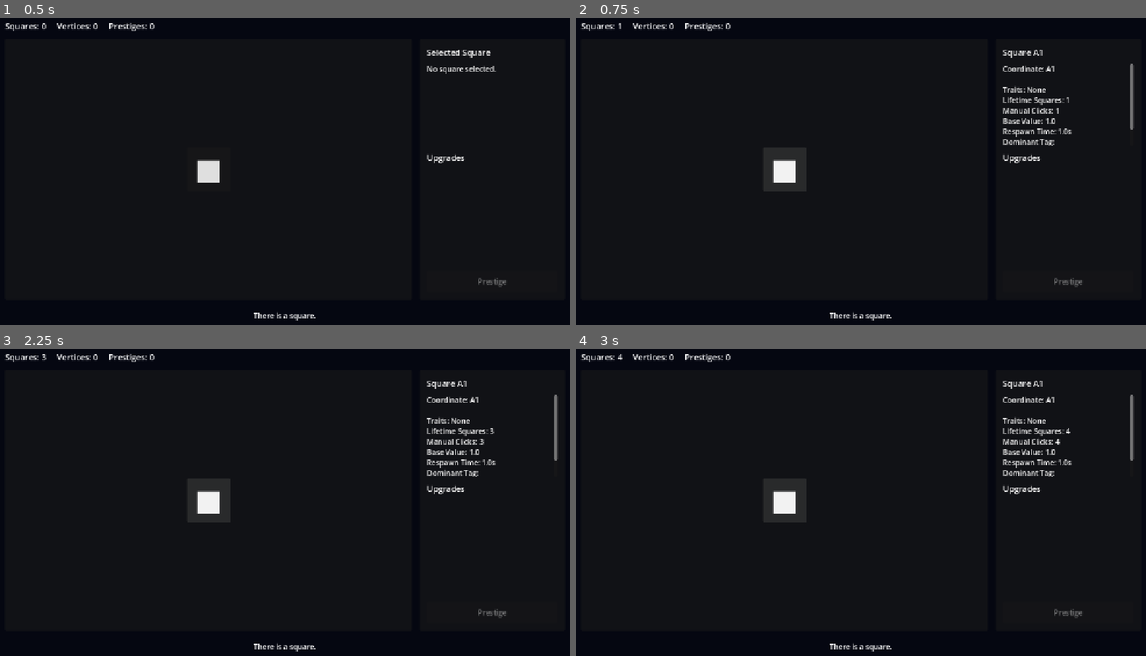
Above: before the commit, frames 1-4 (two rows, left to right).
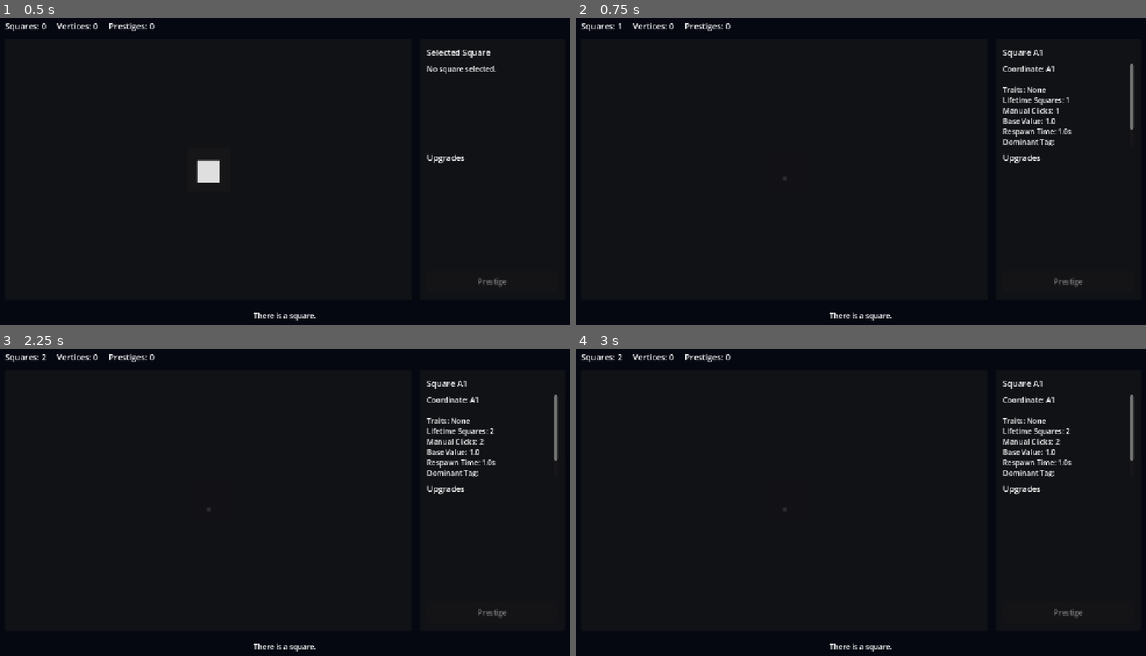
Above: after the commit, the same moments.

Repository: franciscoCapa27/Squared_2
Game: Godot game, scene res://scenes/main/Main.tscn
Same seed, same stepped clock (60 frames per second), same inputs: the game is played once before the commit and once after it.
Inputs (mouse positions are in pixels of both pictures, inside the frame that each line leads up to):
- Up to frame 1 (0.5 s): no input
- Up to frame 2 (0.75 s): click "■" at 0.5 s
- Up to frame 3 (2.25 s): click (210, 499) at 1.25 s, where only the run before the commit has a clickable "■"; click "■" at 2 s
- Up to frame 4 (3 s): tap Enter at 2.75 s

Frame 1 is identical in both runs. In frame 2, 0.3% of the frame differs, in the area x 34-39%, y 46-54%; in frame 3, 0.3%; in frame 4, 0.4%, in the area x 7-87%, y 1-54%.

Commit message:
Respawn implemented

Diff:
--- a/squared-2/scripts/autoload/game_state.gd
+++ b/squared-2/scripts/autoload/game_state.gd
@@ -40,7 +40,7 @@
 	EventBus.square_selected.emit(square_id)
 
 func can_prestige() -> bool:
-	return squares >= 100.0
+	return squares >= 10.0
 
 func calculate_vertices_gain() -> int:
 	return int(floor(sqrt(squares / 100.0)))
--- a/squared-2/scripts/squares/square_button.gd
+++ b/squared-2/scripts/squares/square_button.gd
@@ -3,14 +3,49 @@
 signal square_clicked(square_id: String)
 
 var square_id: String = ""
+var is_respawning: bool = false
+var respawn_timer: SceneTreeTimer = null
 
-func setup(id: String, display_text: String = "□") -> void:
+func setup(id: String, display_text: String = "■") -> void:
 	square_id = id
 	text = display_text
 	tooltip_text = "Square %s" % square_id
+	_reset_visual_state()
 
 func _ready() -> void:
 	pressed.connect(_on_pressed)
 
 func _on_pressed() -> void:
+	if is_respawning:
+		return
+
 	square_clicked.emit(square_id)
+
+	var square_data := GameState.get_square(square_id)
+	var respawn_time := 1.0
+
+	if square_data != null:
+		respawn_time = SquareCalculator.calculate_respawn_time(square_data)
+
+	_start_respawn(respawn_time)
+
+func _start_respawn(respawn_time: float) -> void:
+	is_respawning = true
+	disabled = true
+	modulate = Color(1, 1, 1, 0.25)
+	text = "."
+
+	respawn_timer = get_tree().create_timer(respawn_time)
+	await respawn_timer.timeout
+
+	_finish_respawn()
+
+func _finish_respawn() -> void:
+	is_respawning = false
+	disabled = false
+	respawn_timer = null
+	_reset_visual_state()
+
+func _reset_visual_state() -> void:
+	text = "■"
+	modulate = Color(1, 1, 1, 1)
